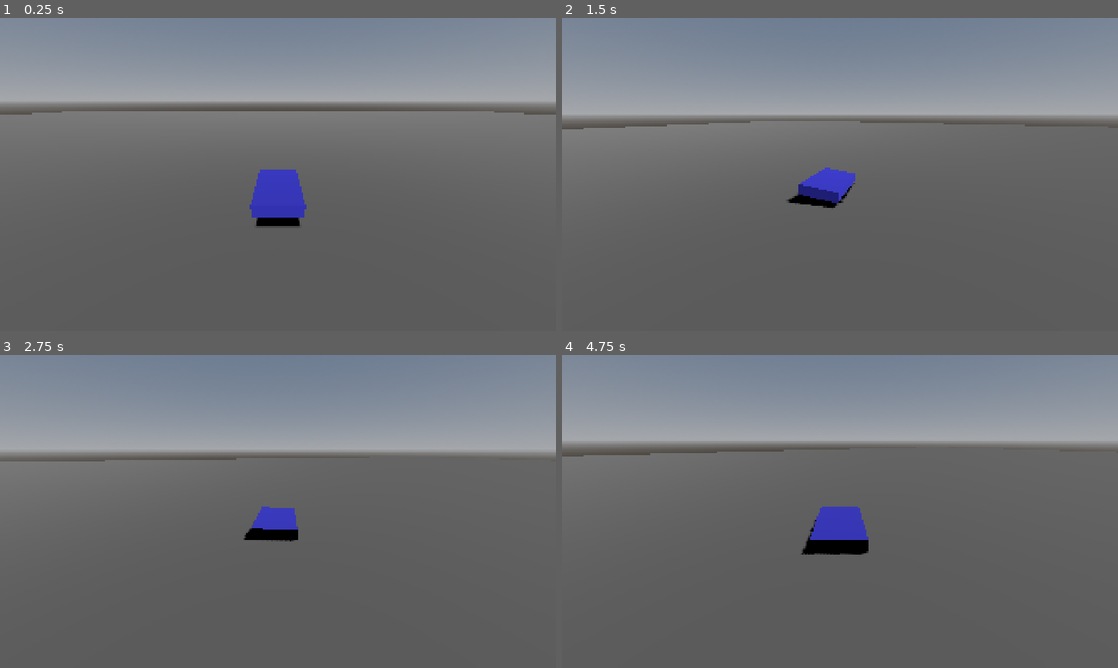
Above: before the commit, frames 1-4 (two rows, left to right).
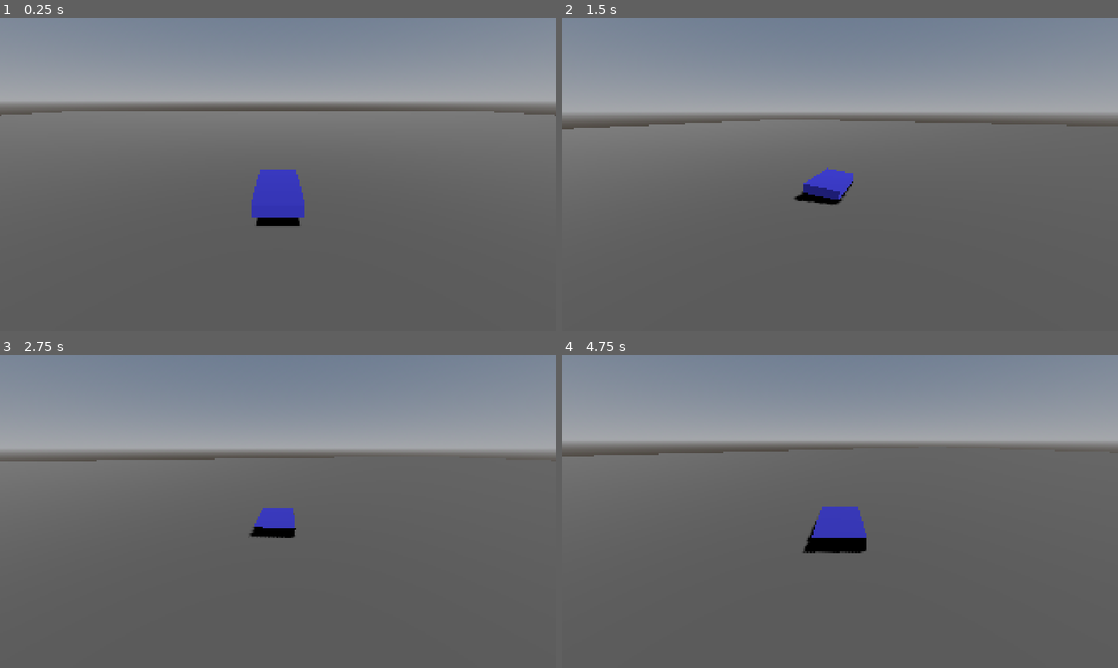
Above: after the commit, the same moments.

Repository: hunterbastian/path
Game: Godot game, scene res://scenes/test_flat.tscn
The game is run twice, just before and just after one commit, with the same random seed, the same clock (stepped at 60 frames per second) and the same inputs.
Inputs:
- Up to frame 1 (0.25 s): no input
- Up to frame 2 (1.5 s): hold D (steer_right) 0.53-1.28 s; hold Shift (boost) 0.53-1.28 s; hold S (brake) from 1.28 s (still down); tap Shift (boost) at 1.35 s
- Up to frame 3 (2.75 s): release S (brake) at 2.03 s; hold D (steer_right) from 2.03 s (still down); hold Shift (boost) from 2.03 s (still down)
- Up to frame 4 (4.75 s): release D (steer_right) at 2.78 s; release Shift (boost) at 2.78 s; hold W (accelerate) 2.78-3.53 s; tap Shift (boost) at 2.85, 4.35 s; hold Shift (boost) 3.53-4.28 s; hold A (steer_left) from 3.53 s (still down)

The runs differ from the first frame. In frame 1, less than 0.1% of the frame differs, in the area x 0-100%, y 30-62%; in frame 2, 1.4%, in the area x 2-100%, y 30-61%; in frame 3, 0.3%; in frame 4, 0.3%.

Commit message:
feat: third-person camera with speed-responsive distance and height
Co-Authored-By: Claude Sonnet 4.6 <noreply@anthropic.com>

Diff:
--- a/scenes/test_flat.tscn
+++ b/scenes/test_flat.tscn
@@ -1,7 +1,7 @@
 [gd_scene load_steps=9 format=3 uid="uid://c7mxv8p4q2rnw"]
 
 [ext_resource type="PackedScene" path="res://scenes/vehicle.tscn" id="1_vehicle"]
-[ext_resource type="Script" path="res://scripts/camera/basic_follow_camera.gd" id="2_follow_camera"]
+[ext_resource type="Script" path="res://scripts/camera/third_person_camera.gd" id="2_follow_camera"]
 
 [sub_resource type="ProceduralSkyMaterial" id="ProceduralSkyMaterial_sky"]
 
--- a/scripts/camera/basic_follow_camera.gd
+++ /dev/null
@@ -1,34 +0,0 @@
-class_name BasicFollowCamera
-extends Camera3D
-
-## Minimal follow camera for Phase 1 playtesting.
-## Follows a target node with smooth interpolation.
-
-@export var target_path: NodePath
-@export var follow_distance: float = 8.0
-@export var follow_height: float = 3.5
-@export var look_ahead: float = 2.0
-@export var smooth_speed: float = 5.0
-
-var _target: Node3D
-
-func _ready() -> void:
-	if target_path:
-		_target = get_node(target_path)
-
-func _physics_process(delta: float) -> void:
-	if not _target:
-		return
-
-	var target_pos := _target.global_position
-	var target_forward := -_target.global_transform.basis.z
-
-	# Camera position: behind and above the car
-	var desired_pos := target_pos - target_forward * follow_distance + Vector3.UP * follow_height
-
-	# Smooth follow
-	global_position = global_position.lerp(desired_pos, smooth_speed * delta)
-
-	# Look at point ahead of the car
-	var look_target := target_pos + target_forward * look_ahead
-	look_at(look_target, Vector3.UP)
--- /dev/null
+++ b/scripts/camera/third_person_camera.gd
@@ -0,0 +1,50 @@
+class_name ThirdPersonCamera
+extends Camera3D
+
+## Full-featured third-person camera with speed response,
+## drift offset, FOV changes, freelook, and impact effects.
+
+@export var target_path: NodePath
+
+# --- Follow ---
+@export var base_distance: float = 8.0
+@export var base_height: float = 3.5
+@export var look_ahead: float = 2.0
+@export var follow_smooth: float = 5.0
+
+# --- Speed response ---
+@export var speed_distance_add: float = 4.0
+@export var speed_height_add: float = 1.5
+@export var max_reference_speed: float = 45.0
+
+var _target: Node3D
+var _current_distance: float
+var _current_height: float
+
+func _ready() -> void:
+	if target_path:
+		_target = get_node(target_path)
+	_current_distance = base_distance
+	_current_height = base_height
+
+func _physics_process(delta: float) -> void:
+	if not _target:
+		return
+
+	var speed: float = _target.linear_velocity.length() if _target is RigidBody3D else 0.0
+	var speed_ratio := clampf(speed / max_reference_speed, 0.0, 1.0)
+
+	# Speed-responsive distance and height
+	var target_distance := base_distance + speed_distance_add * speed_ratio
+	var target_height := base_height + speed_height_add * speed_ratio
+	_current_distance = lerpf(_current_distance, target_distance, 3.0 * delta)
+	_current_height = lerpf(_current_height, target_height, 3.0 * delta)
+
+	var target_pos := _target.global_position
+	var target_forward := -_target.global_transform.basis.z
+
+	var desired_pos := target_pos - target_forward * _current_distance + Vector3.UP * _current_height
+	global_position = global_position.lerp(desired_pos, follow_smooth * delta)
+
+	var look_target := target_pos + target_forward * look_ahead
+	look_at(look_target, Vector3.UP)
